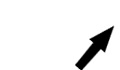
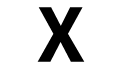
Comparing the layer stacks of the two 120 × 70 images. Changes:
added layer "X" above "Pfeil-StarkLinks" over [37,7,85,62]
hid "Pfeil-StarkLinks" over [74,25,115,70]
